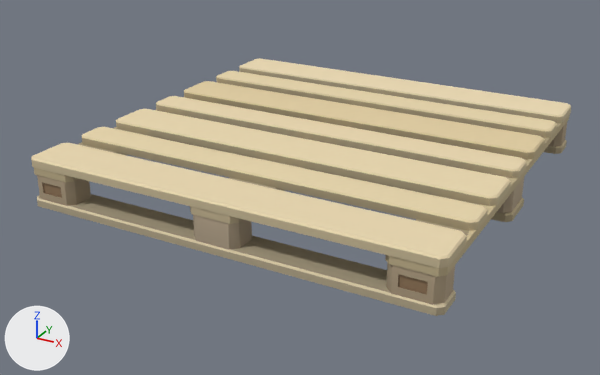
What one commit did to the glTF model src/client/assets/props/airport/pallet.glb.
One viewpoint serves both versions: a 50 mm camera at (1.071, -2.095, 0.98) aimed at (-0.04, -0.073, -0.03). Every picture has the same lights, and +X, +Y and +Z are marked at lower left. The picture after the commit comes second. Vertices at exactly the same position are counted once.

In view in the first picture: 'pallet.001'.
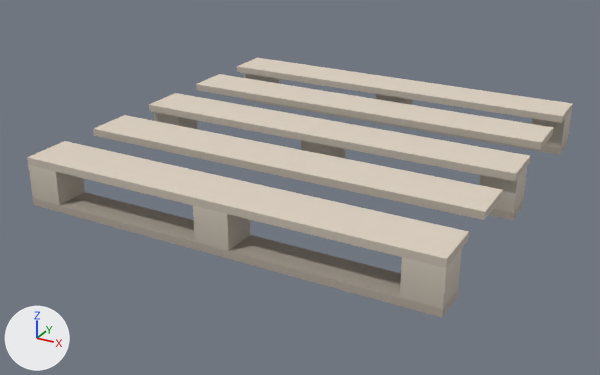
Where the change shows, as pixel boxes [x1, y1, x2, y2] in the pictures (600 x 375 px):
'pallet.001', reshaped: before [31, 58, 571, 316]; after [27, 58, 573, 318]
part 1 of me_pallet, added: after [193, 206, 250, 251]
part 2 of me_pallet, added: after [301, 140, 346, 159]
part 3 of me_pallet, added (mostly hidden): after [376, 94, 413, 105]
part 4 of me_pallet, added: after [93, 115, 503, 220]
part 5 of me_pallet, added: after [149, 93, 530, 181]
part 6 of me_pallet, added: after [196, 74, 553, 150]
part 7 of me_pallet, rebuilt: before [544, 140, 567, 154]; after [237, 58, 573, 155]
part 8 of me_pallet, rebuilt: before [194, 145, 524, 222]; after [154, 112, 527, 220]
part 9 of me_pallet, rebuilt (45% taller): before [37, 194, 456, 316]; after [27, 141, 469, 318]
part 10 of me_pallet, deleted (beige): before [31, 58, 571, 305]

The change in detail:
me_pallet is used by ob_pallet_001; location (0.0, 0.0, 0.0).
me_pallet had 476 vertices, 720 faces and spanned x -0.6..0.6, y -0.6..0.6, z 0.0..0.144.
me_pallet now has 120 vertices, 204 faces and spans x -0.6..0.6, y -0.6..0.6, z 0.0..0.144.
me_pallet part 1: a new loose piece, a box spanning x -0.05..0.05, y -0.6..-0.5, z 0.022..0.122, in mat_kit.
me_pallet part 2: a new loose piece, a box spanning x -0.05..0.05, y -0.05..0.05, z 0.022..0.122, in mat_kit.
me_pallet part 3: a new loose piece, a box spanning x -0.05..0.05, y 0.5..0.6, z 0.022..0.122, in mat_kit.
me_pallet part 4: a new loose piece, a box spanning x -0.6..0.6, y -0.336..-0.191, z 0.122..0.144, in mat_kit.
me_pallet part 5: a new loose piece, a box spanning x -0.6..0.6, y -0.072..0.072, z 0.122..0.144, in mat_kit.
me_pallet part 6: a new loose piece, a box spanning x -0.6..0.6, y 0.191..0.336, z 0.122..0.144, in mat_kit.
me_pallet part 7: the loose piece of 24 vertices spanning x -0.6..0.6, y 0.5..0.6, z 0.0..0.024 is rebuilt with 26 vertices and now spans x -0.6..0.6, y 0.455..0.6, z 0.0..0.144.
me_pallet part 8: the loose piece of 24 vertices spanning x -0.6..0.6, y -0.072..0.072, z 0.0..0.024 is rebuilt with 20 vertices and now spans x -0.6..0.6, y -0.05..0.05, z 0.0..0.122.
me_pallet part 9: the loose piece of 24 vertices spanning x -0.6..0.6, y -0.6..-0.5, z 0.0..0.024 is rebuilt with 26 vertices and now spans x -0.6..0.6, y -0.6..-0.455, z 0.0..0.144.
me_pallet part 10: 22 loose pieces with 404 vertices, spanning x -0.6..0.6, y -0.6..0.6, z 0.018..0.144, are deleted.
